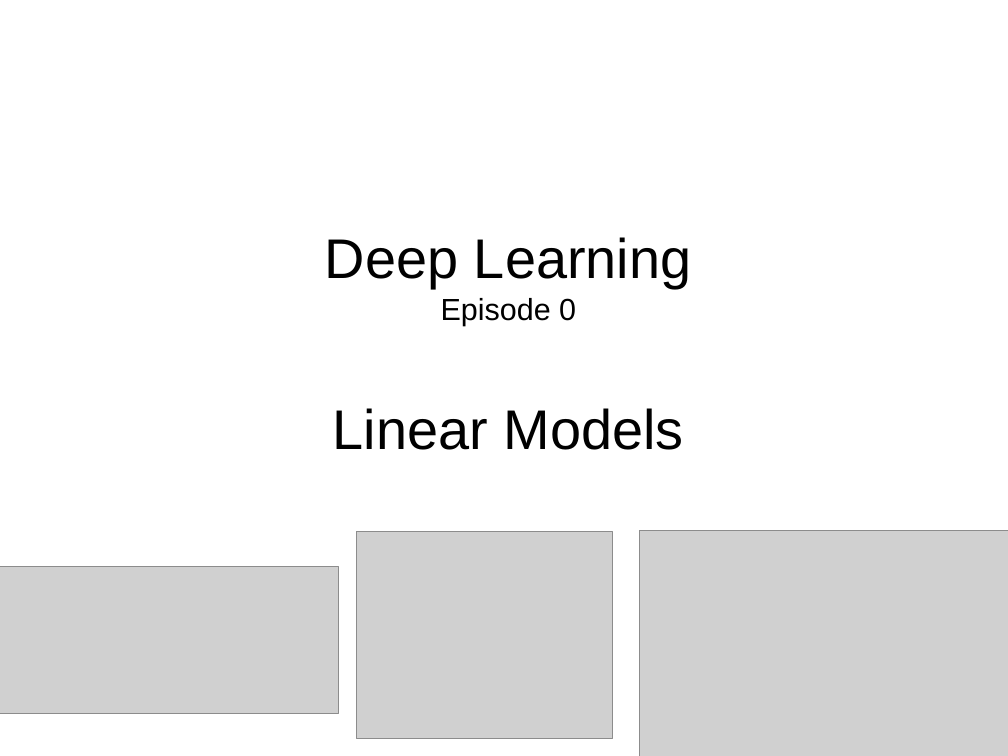
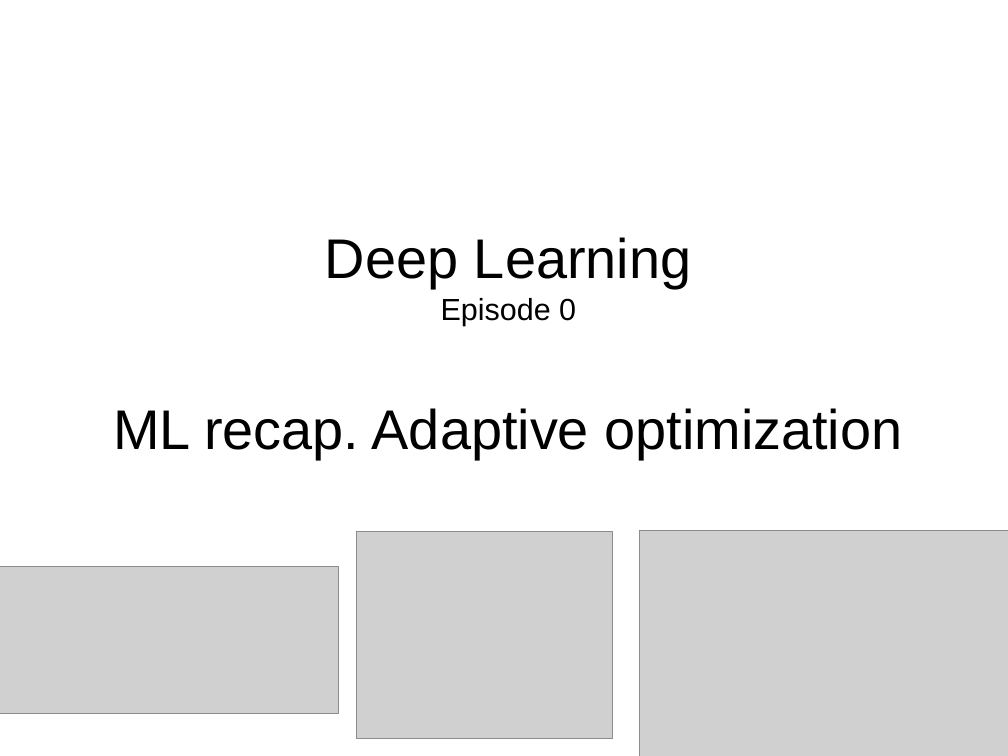
Before and after one commit to yandexdataschool/Practical_DL, a slide deck: slide 1 of week0/lecture0.odp. Drawn at 1008x756 pixels with LibreOffice and Linux fonts; fonts in the diff are those of the drawing; grey boxes stand for pictures. Boxes give left, top, right and bottom in pixels: in the first picture for what was removed or moved away, otherwise in the second. Text is boxed around its words. In the diff, an @@ line names an element or a change of style, - is before the commit and + after.

Commit message:
update first 4 lectures (typos, better images, formulae consistency)

```diff
--- a/week0/lecture0.odp
+++ b/week0/lecture0.odp
@@ title at bbox=[113, 237, 902, 458]: text changed @@
-Deep Learning
-Episode 0
-Linear Models
+Deep Learning
+Episode 0
+ML recap. Adaptive optimization
```
Also in this commit, not shown: 9 other slides changed, 2 slides added, 10 other files.
